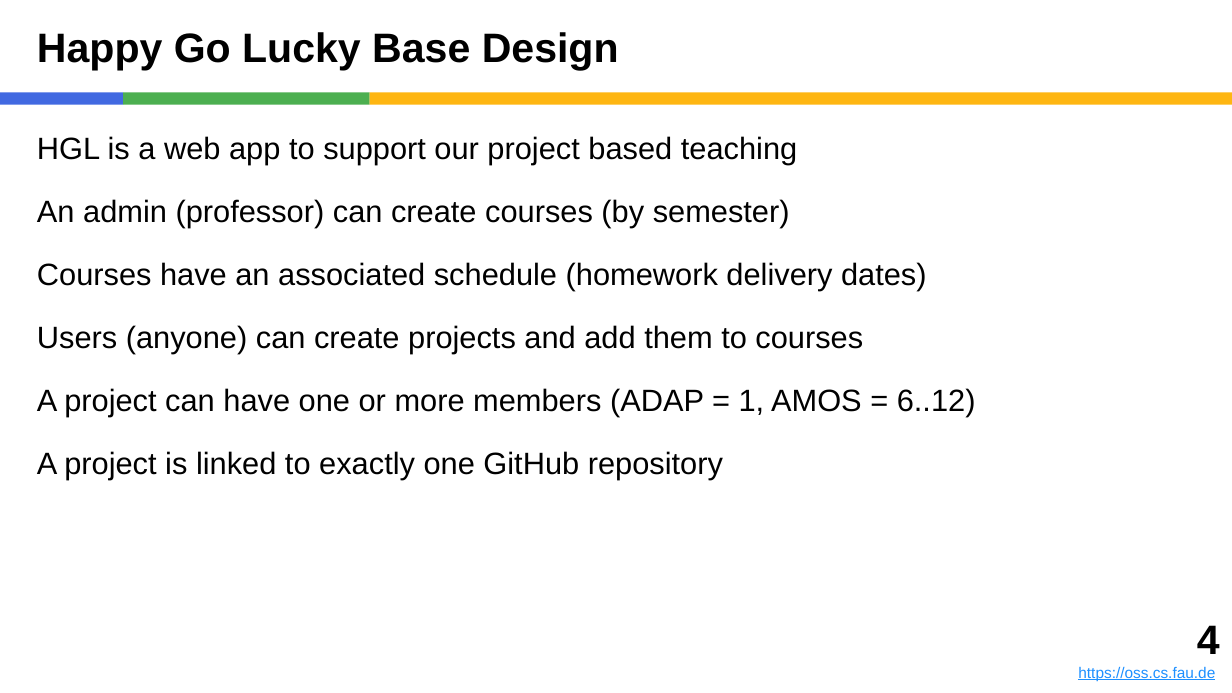
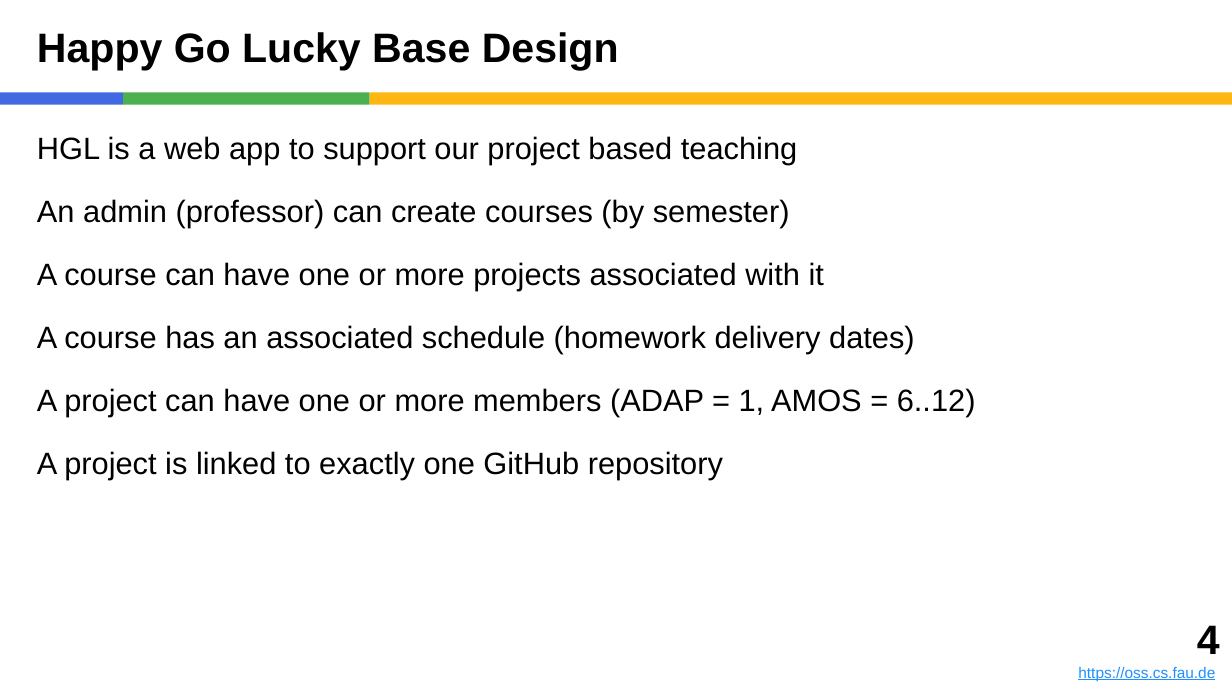
Before and after one commit to dirkriehle/adap-course, a slide deck: slide 4 of Lecture slides/ADAP C01 - Happy Go Lucky Intro.pptx. Drawn at 1232x693 pixels with LibreOffice and Linux fonts; fonts in the diff are those of the drawing. Boxes give left, top, right and bottom in pixels: in the first picture for what was removed or moved away, otherwise in the second. Text is boxed around its words. In the diff, an @@ line names an element or a change of style, - is before the commit and + after.

```diff
--- a/Lecture slides/ADAP C01 - Happy Go Lucky Intro.pptx
+++ b/Lecture slides/ADAP C01 - Happy Go Lucky Intro.pptx
@@ text at [37, 262, 915, 354]: text changed @@
-Courses have an associated schedule (homework delivery dates)
-Users (anyone) can create projects and add them to courses
+A course can have one or more projects associated with it
+A course has an associated schedule (homework delivery dates)
```
Also in this commit, not shown: 3 other slides changed, 1 other file.
